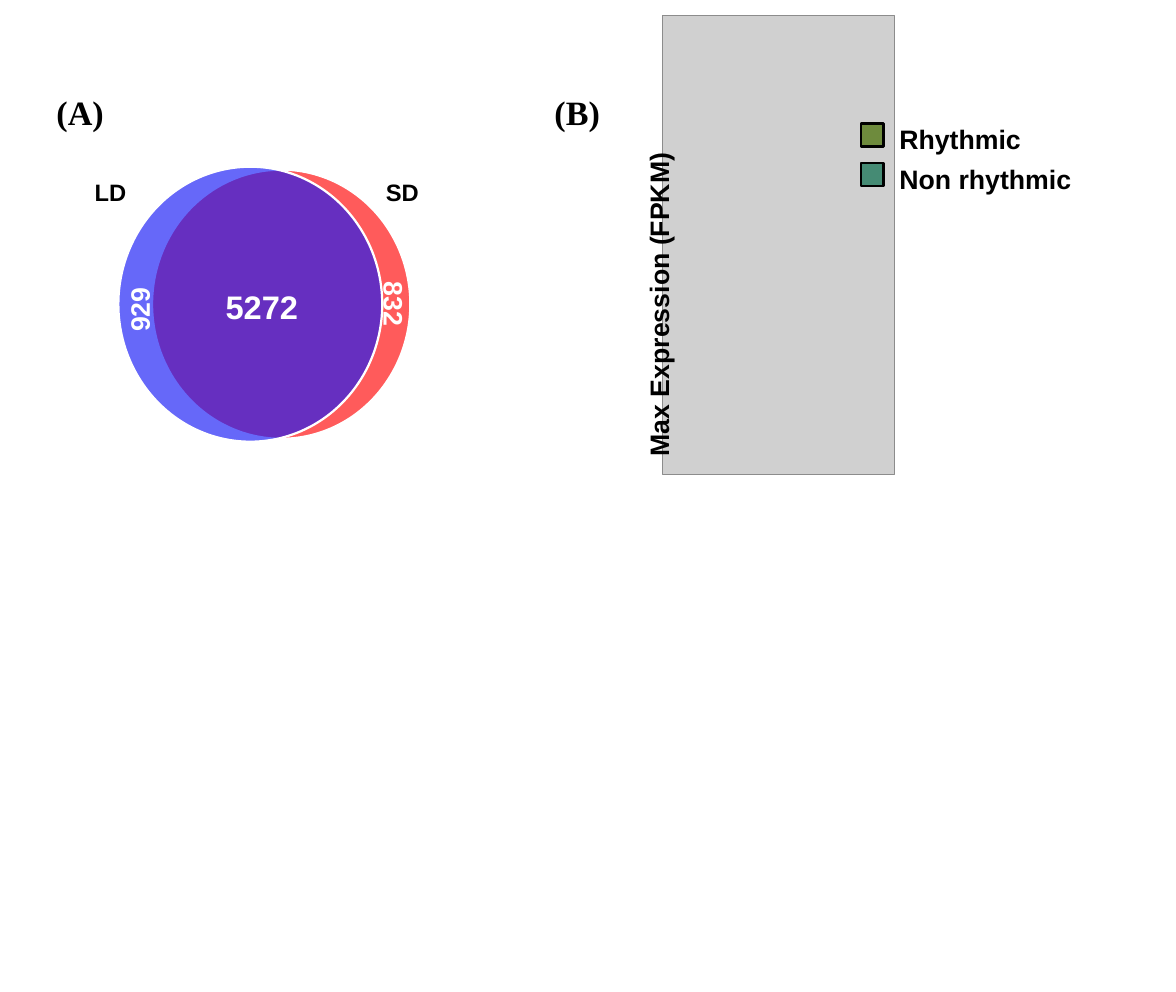
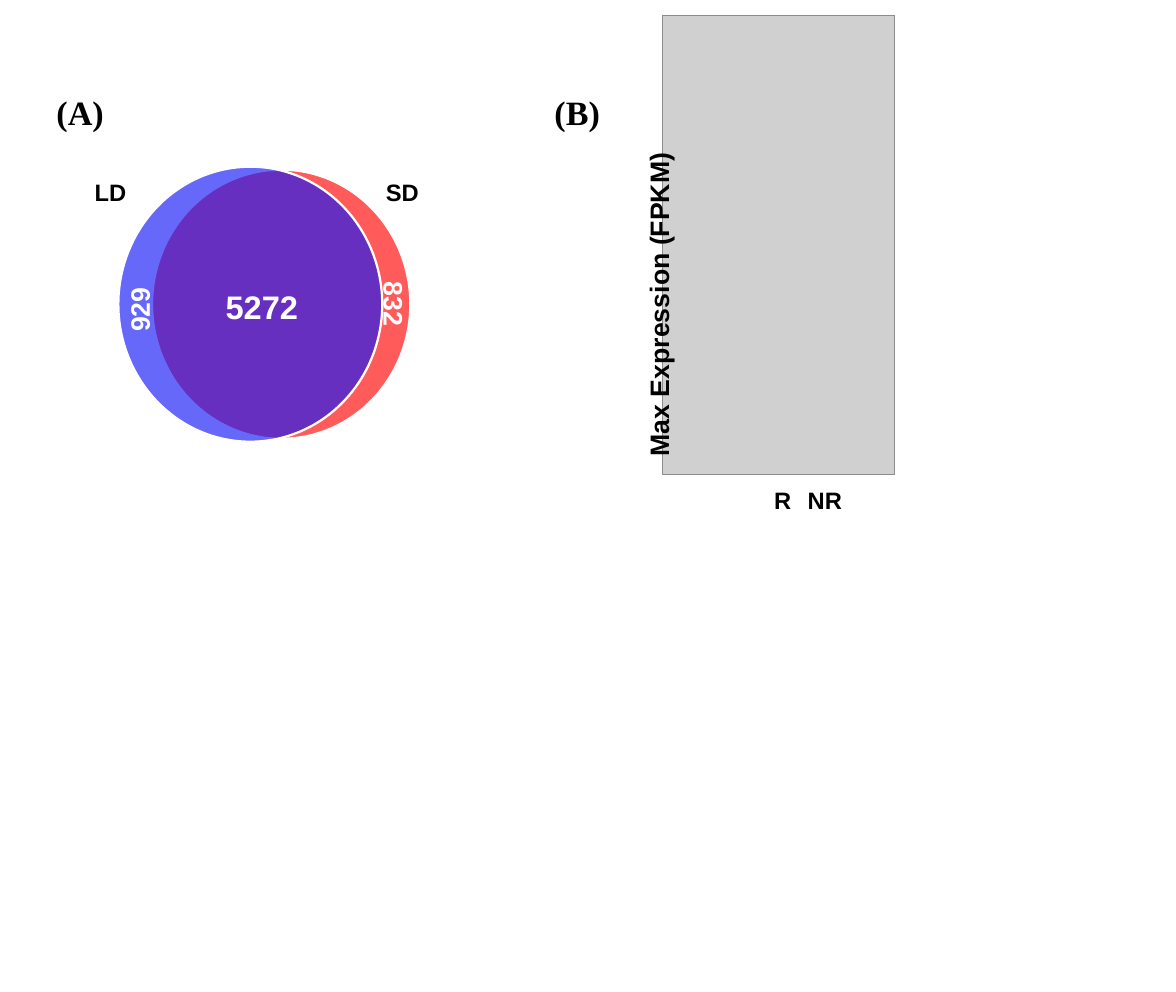
Before and after one commit to ABRomeroLosada/PhD_thesis, a slide deck: slide 1 of Fig_chapter2/2-Transcriptome rhythmicity/figure1.odp. Drawn at 1176x992 pixels with LibreOffice and Linux fonts; fonts in the diff are those of the drawing; grey boxes stand for pictures. Boxes give left, top, right and bottom in pixels: in the first picture for what was removed or moved away, otherwise in the second. Text is boxed around its words. In the diff, an @@ line names an element or a change of style, - is before the commit and + after.

```diff
--- a/Fig_chapter2/2-Transcriptome rhythmicity/figure1.odp
+++ b/Fig_chapter2/2-Transcriptome rhythmicity/figure1.odp
@@ rectangle removed at (861,123,884,146) @@
@@ text removed at (899,129,1020,155) @@
-Rhythmic
@@ rectangle removed at (861,163,884,186) @@
@@ text removed at (899,169,1072,194) @@
-Non rhythmic
@@ text added at (774,492,791,509), 32 pt, text #000000, bold @@
+R
@@ text added at (808,492,842,509), 32 pt, text #000000, bold @@
+NR
```
Also in this commit, not shown: 2 other files.
